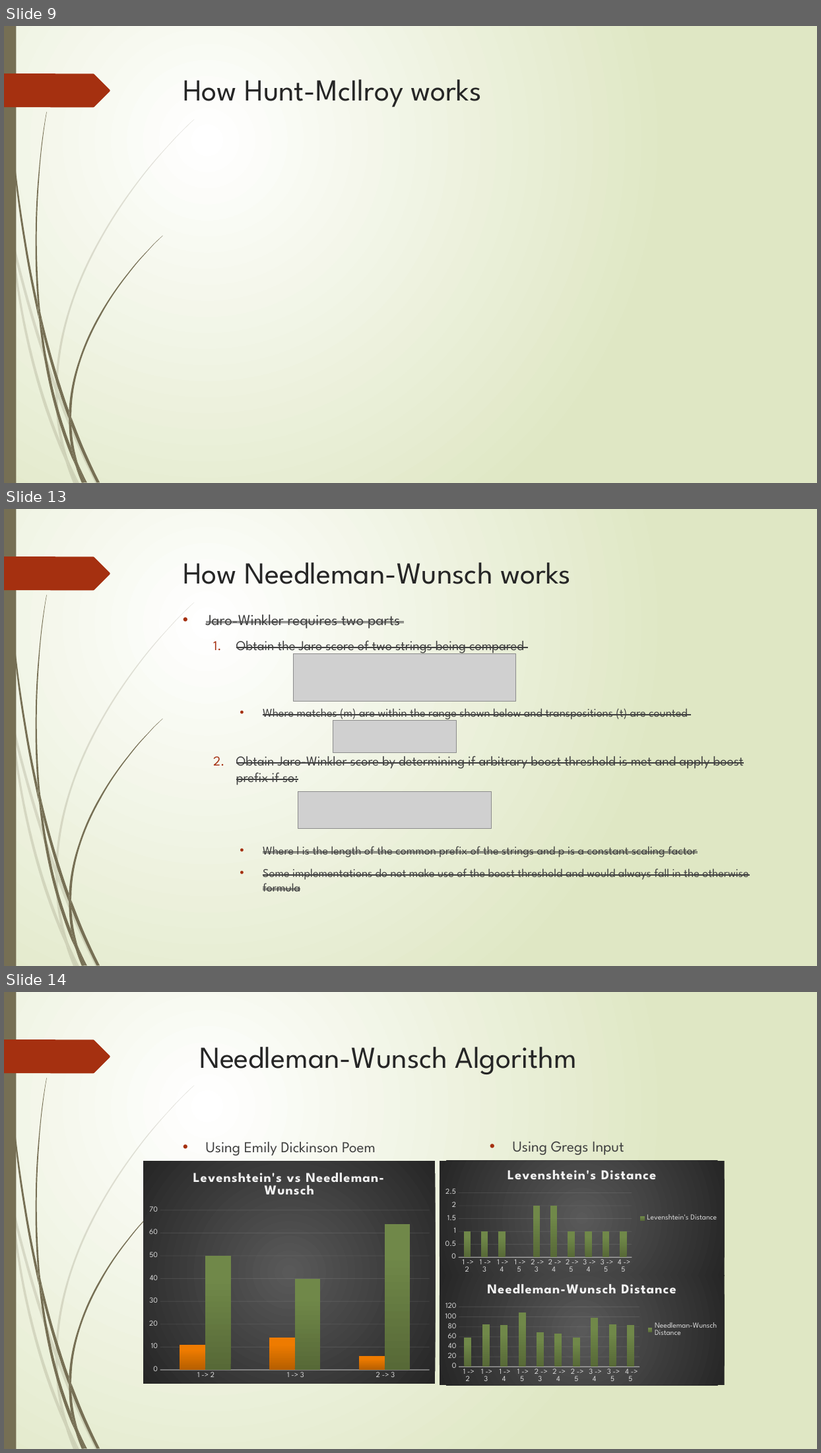
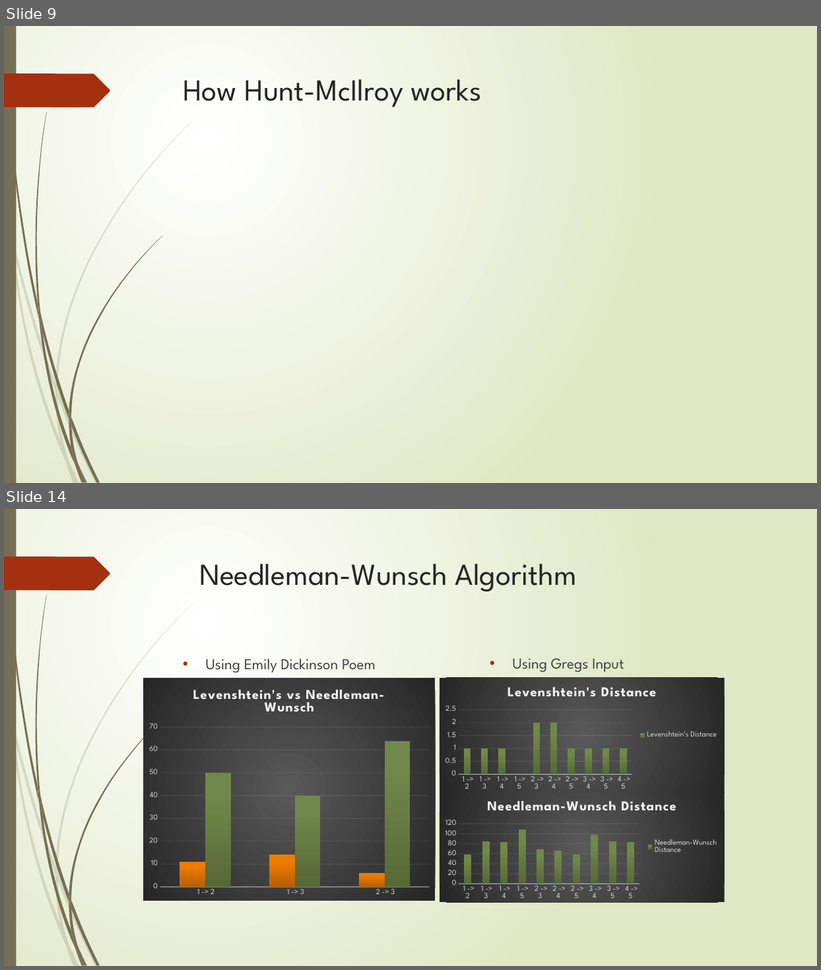
Before and after one commit to AthensStateComputerScience/DigitalHumanities, a slide deck: PowerPoint/Digital Humanities.pptx. Shown one above the other, each under a label of ours: slides 9, 13 and 14 before the commit, slides 9 and 14 after it; the slides between them are not shown. The pictures are 821x1453 and 821x970 pixels, drawn with LibreOffice and Linux fonts; fonts in the diff are those of the drawing; grey boxes stand for pictures. Boxes give left, top, right and bottom in pixels: in the first picture for what was removed or moved away, otherwise in the second. Text is boxed around its words. In the diff, an @@ line names an element or a change of style, - is before the commit and + after.

```diff
--- a/PowerPoint/Digital Humanities.pptx
+++ b/PowerPoint/Digital Humanities.pptx
@@ slide 13 removed at box(4, 509, 817, 966), background gradient #FFFFFF to #DFE8C4; not listed: 24 template elements that a slide beside it also shows @@
@@ title removed at box(183, 562, 571, 584) @@
-How Needleman-Wunsch works
@@ text removed at box(206, 615, 748, 892) @@
-• Jaro-Winkler requires two parts
-  1. Obtain the Jaro score of two strings being compared
-    • Where matches (m) are within the range shown below and transpositions (t) are counted
-  2. Obtain Jaro-Winkler score by determining if arbitrary boost threshold is met and apply boost prefix if so:
-    • Where l is the length of the common prefix of the strings and p is a constant scaling factor
-    • Some implementations do not make use of the boost threshold and would always fall in the otherwise formula
@@ picture removed at box(294, 654, 516, 702) @@
@@ picture removed at box(333, 721, 457, 753) @@
@@ picture removed at box(298, 791, 492, 828) @@
```
Also in this commit, not shown: 2 slides changed, 1 slide added.
